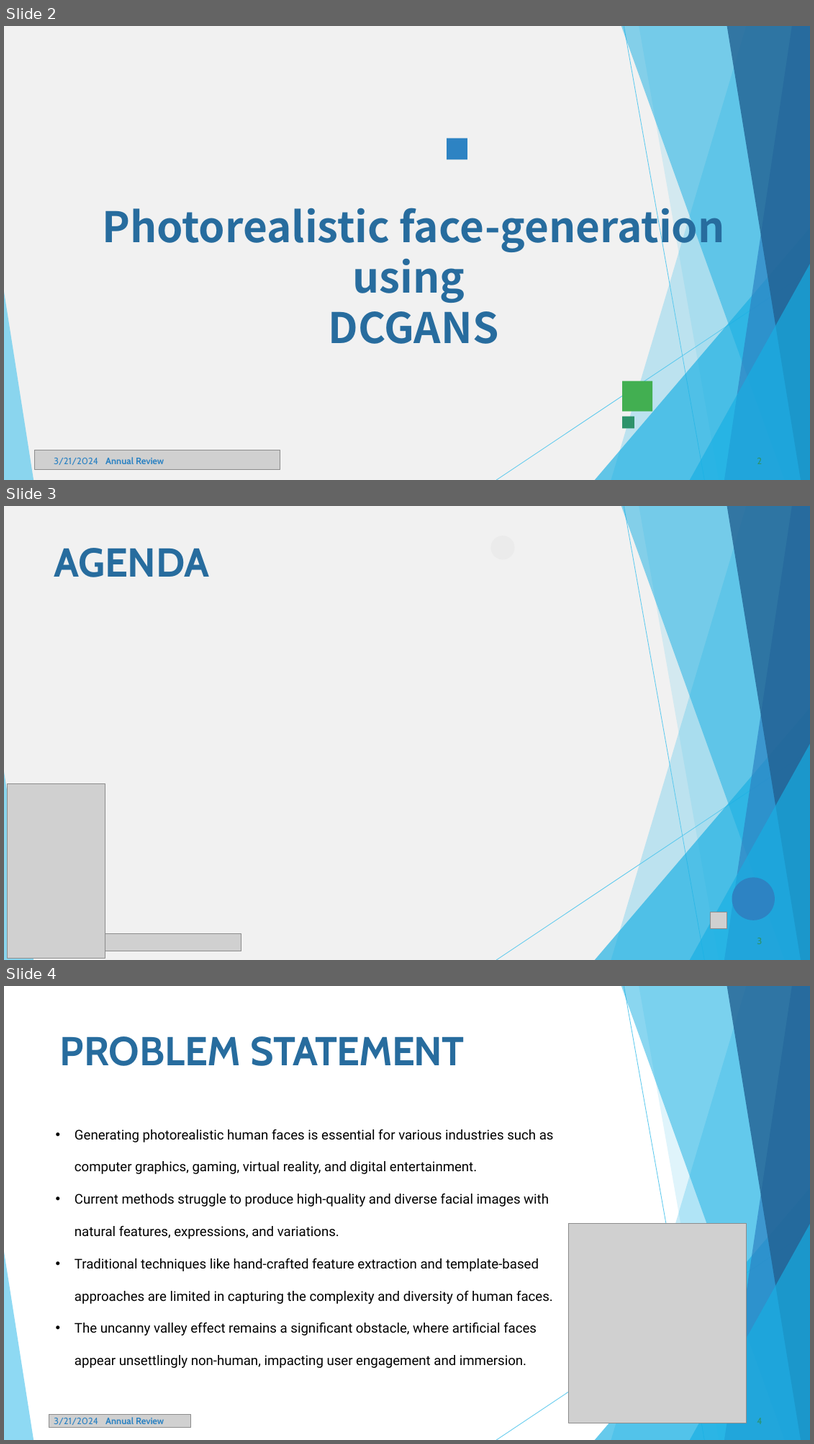
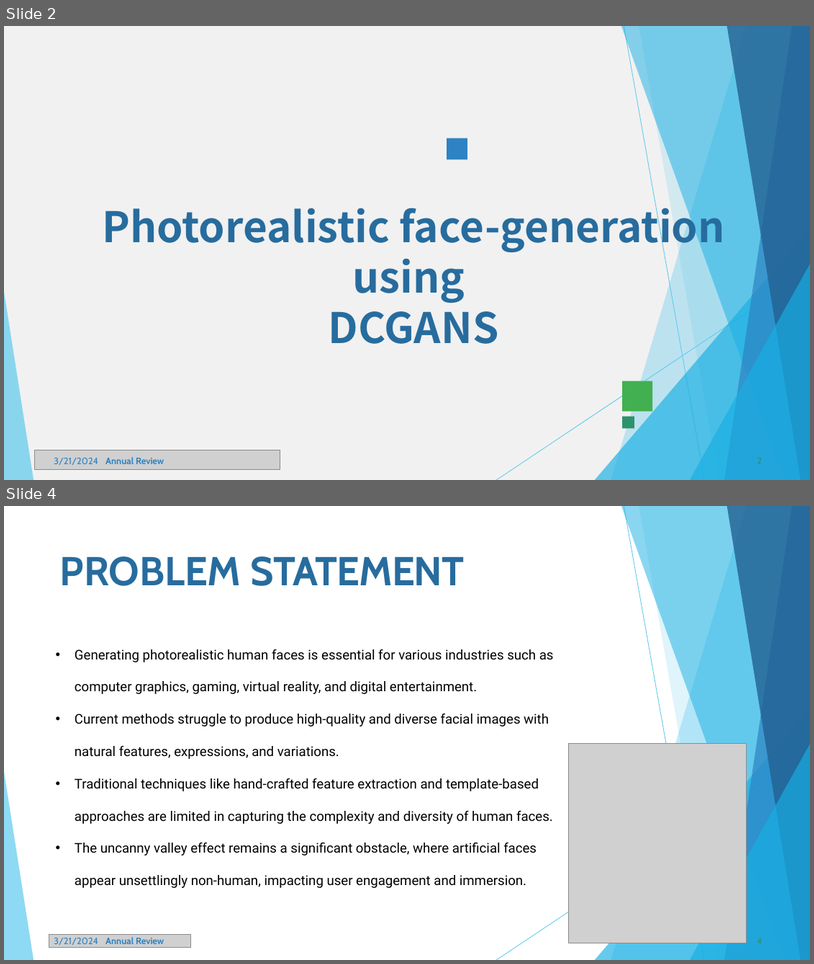
Before and after one commit to AnandaKrishnan-ps/NAAN-MUDHALVAN, a slide deck: Gen-AI.pptx. Shown one above the other, each under a label of ours: slides 2, 3 and 4 before the commit, slides 2 and 4 after it; the slides between them are not shown. The pictures are 814x1444 and 814x964 pixels, drawn with LibreOffice and Linux fonts; fonts in the diff are those of the drawing; grey boxes stand for pictures. Boxes give left, top, right and bottom in pixels: in the first picture for what was removed or moved away, otherwise in the second. Text is boxed around its words. In the diff, an @@ line names an element or a change of style, - is before the commit and + after.

```diff
--- a/Gen-AI.pptx
+++ b/Gen-AI.pptx
@@ slide 3 removed at [4,506,810,960], background #FFFFFF @@
@@ freeform shape removed at [4,506,810,960] @@
@@ title removed at [54,548,210,577] @@
-AGENDA
@@ freeform shape removed at [491,536,515,560] @@
@@ group removed at [497,506,810,960]: 9 freeform shapes @@
@@ freeform shape removed at [4,772,34,960] @@
@@ picture removed at [7,783,105,958] @@
@@ freeform shape removed at [733,878,775,921] @@
@@ picture removed at [711,912,728,928] @@
@@ picture removed at [31,934,241,951] @@
@@ page number removed at [757,937,762,944] @@
-3
```
Also in this commit, not shown: 1 slide added.
